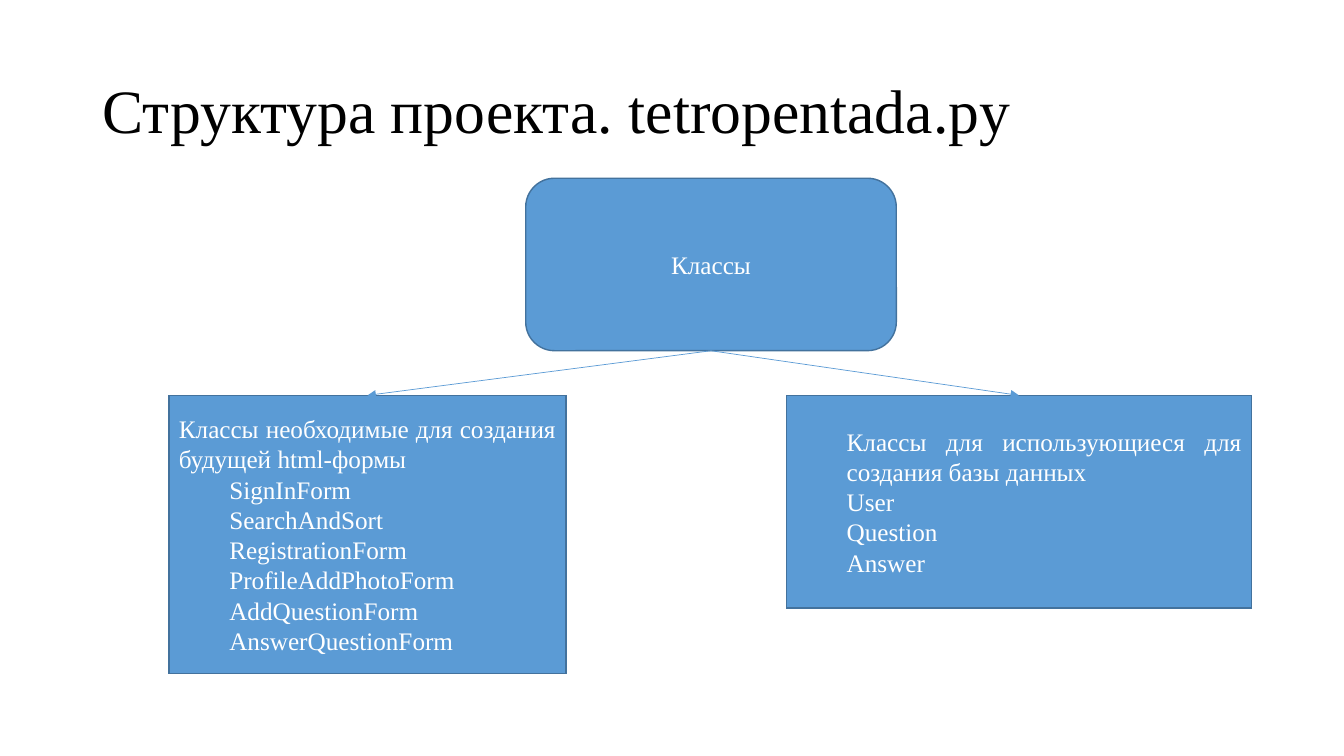
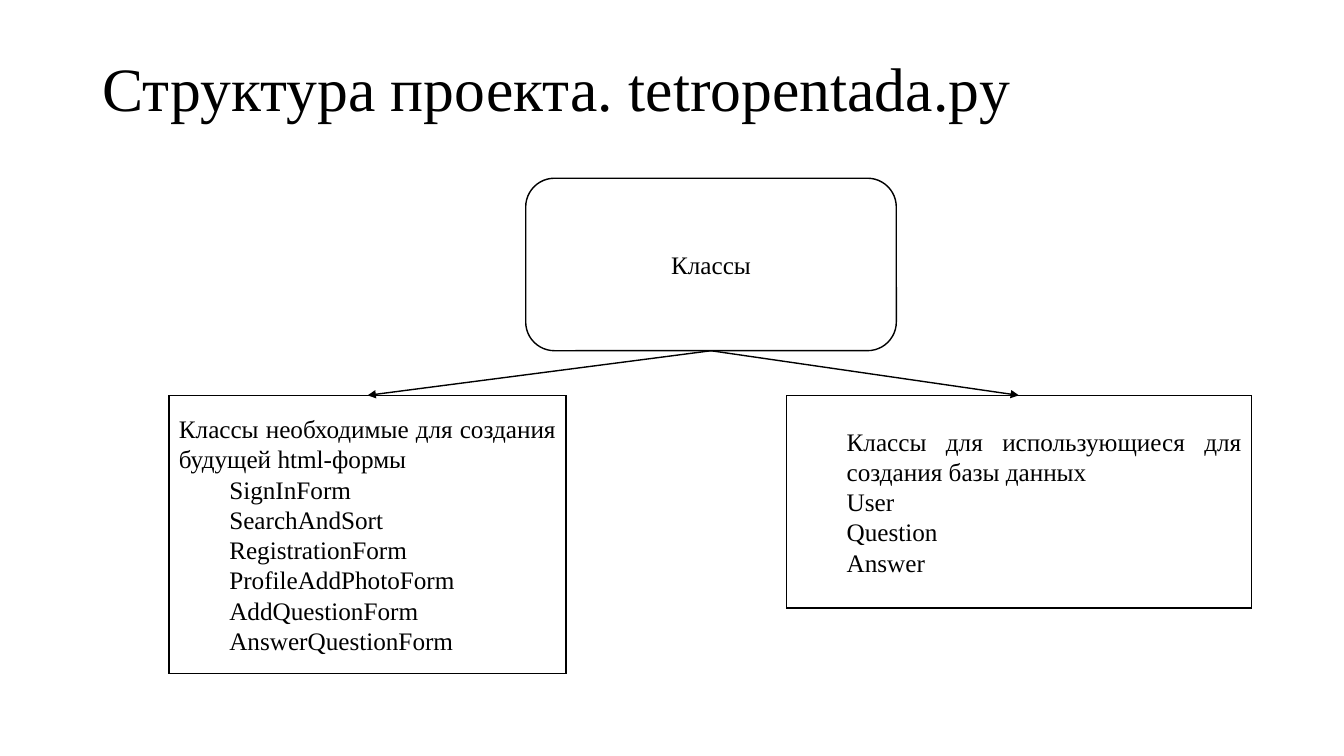
Before and after one commit to CicadaInc/tetropentada, a slide deck: slide 6 of Tetropentada.pptx. Drawn at 1344x756 pixels with LibreOffice and Linux fonts; fonts in the diff are those of the drawing. Boxes give left, top, right and bottom in pixels: in the first picture for what was removed or moved away, otherwise in the second. Text is boxed around its words. In the diff, an @@ line names an element or a change of style, - is before the commit and + after.

Commit message:
presentation

```diff
--- a/Tetropentada.pptx
+++ b/Tetropentada.pptx
@@ title "Структура проекта. tetropentada.py": place and size @@
-title "Структура проекта. tetropentada.py" at <box>102,90,1010,144</box>
+title "Структура проекта. tetropentada.py" at <box>102,68,1010,123</box>
@@ text colour #FFFFFF to #000000; fill #5B9BD5 to #FFFFFF; outline #43739E 1 pt to #000000 1 pt in 3 elements at <box>786,395,1252,608</box>, <box>169,395,567,674</box>, <box>526,178,897,351</box> @@
@@ arrow (711, 351) - (368, 395): stroke #5B9BD5 0.5 pt to #000000 1 pt @@
@@ arrow (711, 351) - (1019, 395): stroke #5B9BD5 0.5 pt to #000000 1 pt @@
```
Also in this commit, not shown: 1 slide added.
